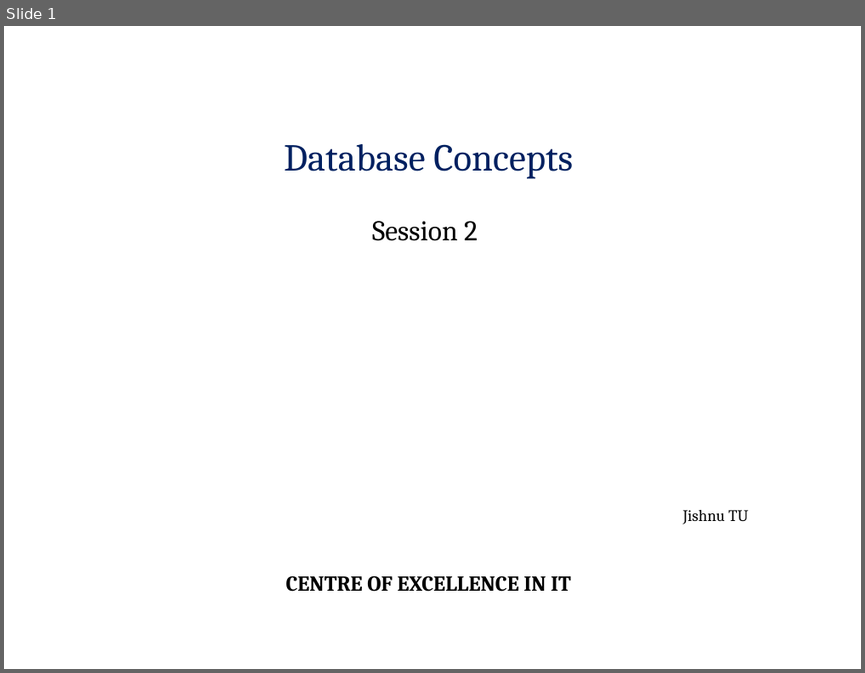
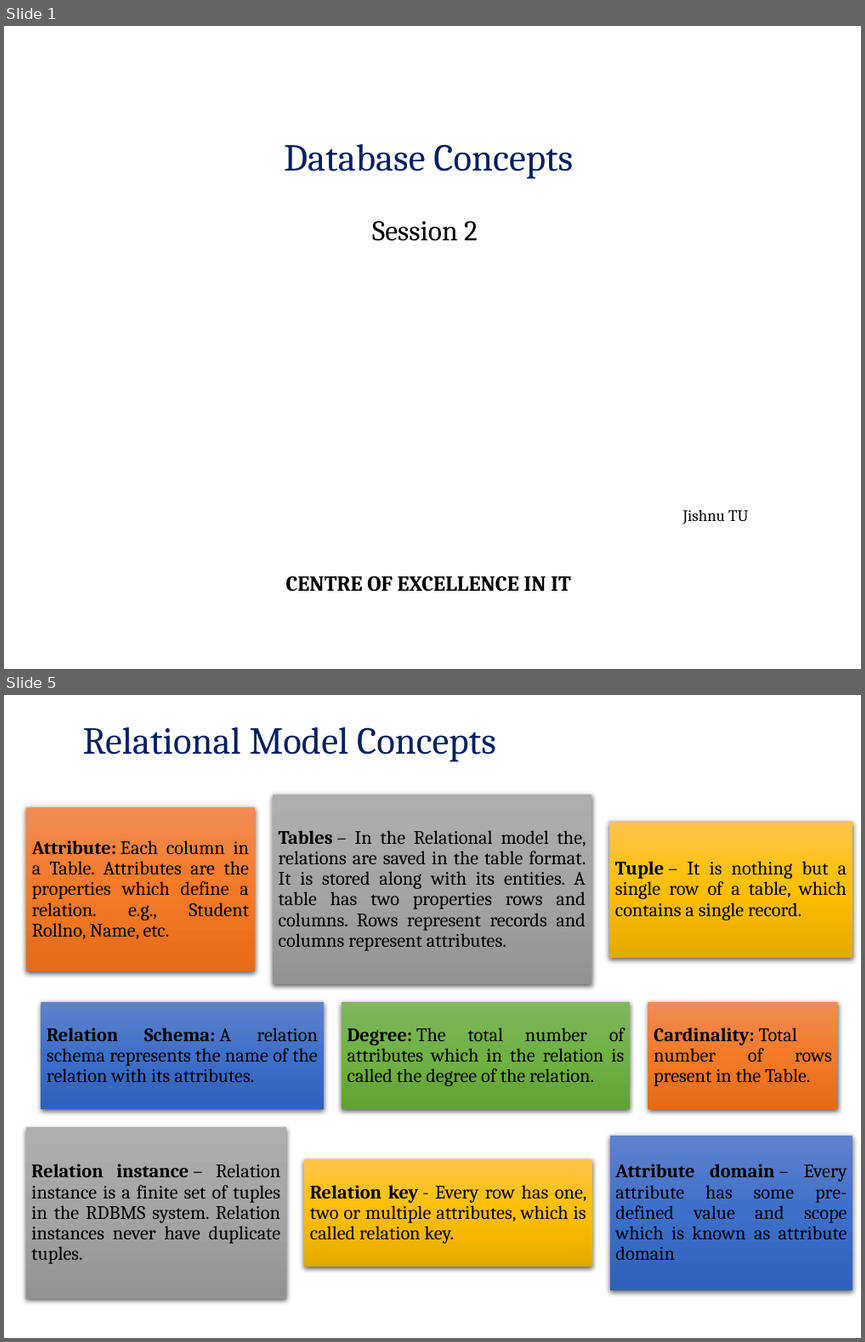
Before and after one commit to pankajfri/Training-Materials, a slide deck: Advanced Web Technologies/Database Concepts/Session2.pptx. Shown one above the other, each under a label of ours: slide 1 before the commit, slides 1 and 5 after it; the slides between them are not shown. The pictures are 865x673 and 865x1342 pixels, drawn with LibreOffice and Linux fonts; fonts in the diff are those of the drawing; background and template pictures are left out. Boxes give left, top, right and bottom in pixels: in the first picture for what was removed or moved away, otherwise in the second. Text is boxed around its words. In the diff, an @@ line names an element or a change of style, - is before the commit and + after.

```diff
--- a/Advanced Web Technologies/Database Concepts/Session2.pptx
+++ b/Advanced Web Technologies/Database Concepts/Session2.pptx
@@ slide 5 added at [4,695,861,1338], background picture (left out) @@
@@ title added at [83,727,496,762], 32 pt, text #002060 @@
+Relational Model Concepts
@@ group added at [26,794,853,1299]: 9 rectangles, 9 texts @@
+Attribute: Each column in a Table. Attributes are the properties which define a relation. e.g., Student Rollno, Name, etc.
+Tables – In the Relational model the, relations are saved in the table format. It is stored along with its entities. A table has two properties rows and columns. Rows represent records and columns represent attributes.
+Tuple – It is nothing but a single row of a table, which contains a single record.
+Relation Schema: A relation schema represents the name of the relation with its attributes.
+Degree: The total number of attributes which in the relation is called the degree of the relation.
+Cardinality: Total number of rows present in the Table.
+Relation instance – Relation instance is a finite set of tuples in the RDBMS system. Relation instances never have duplicate tuples.
+Relation key - Every row has one, two or multiple attributes, which is called relation key.
+Attribute domain – Every attribute has some pre-defined value and scope which is known as attribute domain
```
Also in this commit, not shown: 6 slides changed, 14 other slides added, 3 slides removed, 1 other file.
